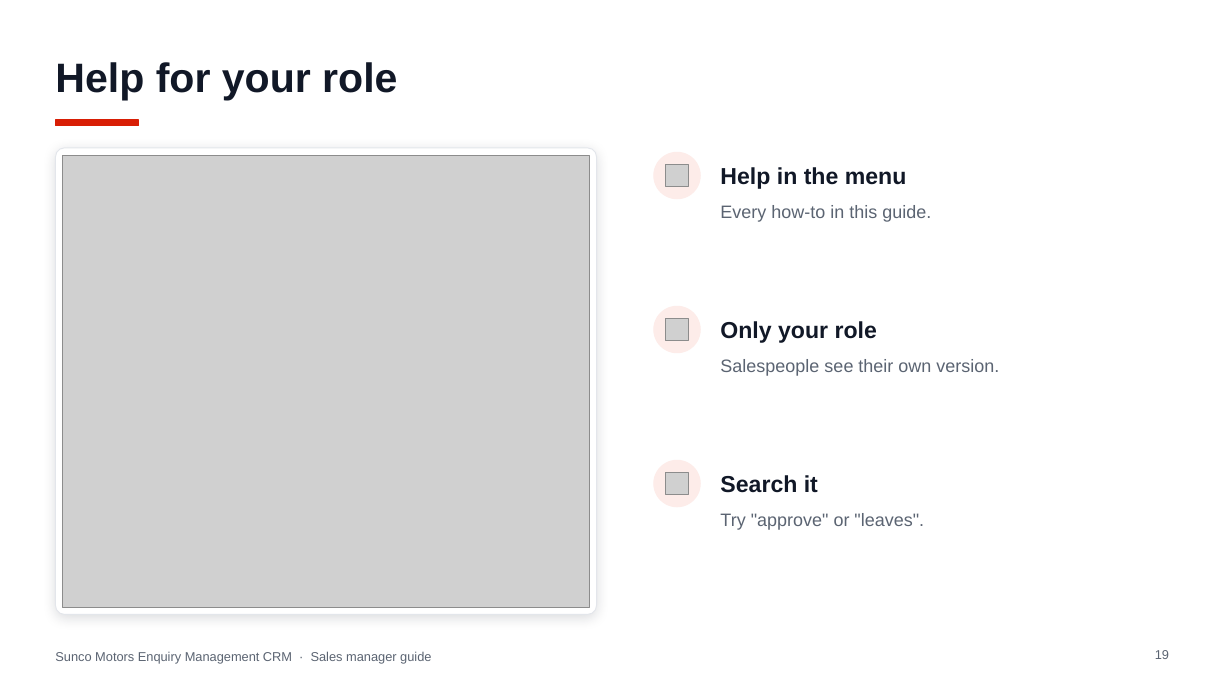
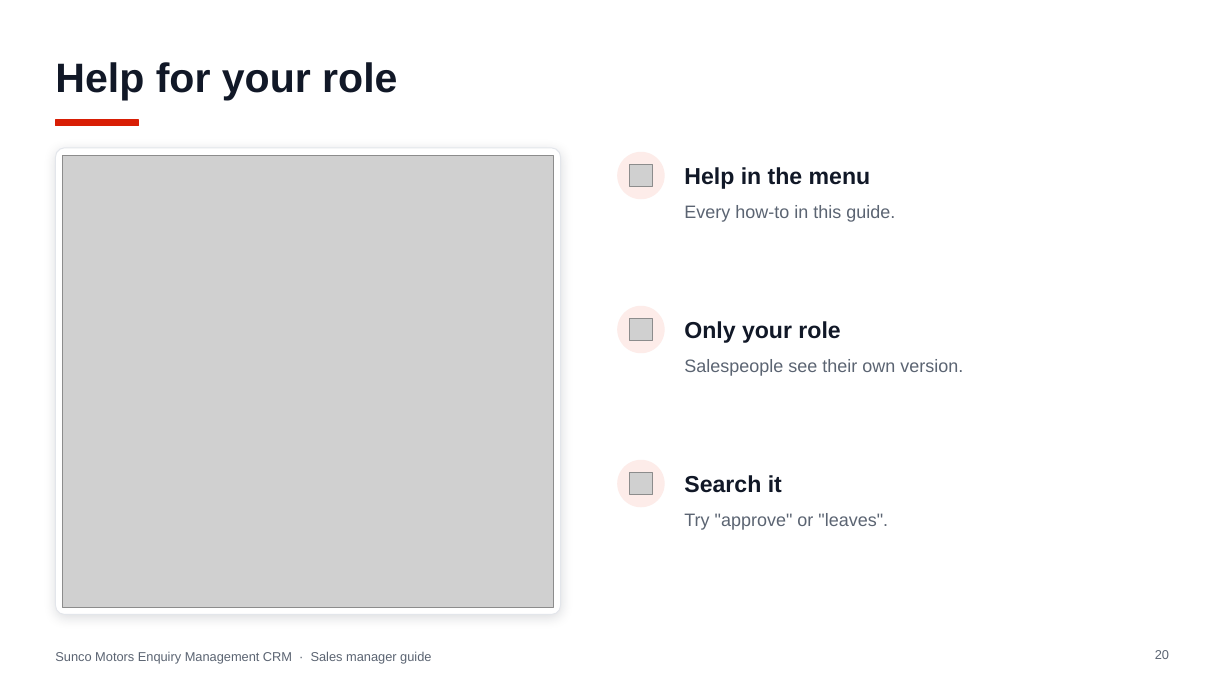
Before and after one commit to jakeeeecurran/walkin-management, a slide deck: slide 20 of docs/training/Sunco-Motors-Enquiry-CRM-Sales-Manager-Guide.pptx (slide 19 before the commit). Drawn at 1232x693 pixels with LibreOffice and Linux fonts; fonts in the diff are those of the drawing; grey boxes stand for pictures. Boxes give left, top, right and bottom in pixels: in the first picture for what was removed or moved away, otherwise in the second. Text is boxed around its words. In the diff, an @@ line names an element or a change of style, - is before the commit and + after.

```diff
--- a/docs/training/Sunco-Motors-Enquiry-CRM-Sales-Manager-Guide.pptx
+++ b/docs/training/Sunco-Motors-Enquiry-CRM-Sales-Manager-Guide.pptx
@@ rounded rectangle: place and size @@
-rounded rectangle at [55,148,597,615]
+rounded rectangle at [55,148,561,615]
@@ picture: place and size @@
-picture at [63,155,590,607]
+picture at [63,155,554,607]
@@ text "Help in the menu": place and size @@
-text "Help in the menu" at [720,167,907,189]
+text "Help in the menu" at [684,167,871,189]
@@ text "Every how-to in this guide.": place and size @@
-text "Every how-to in this guide." at [720,205,931,222]
+text "Every how-to in this guide." at [684,205,895,222]
@@ text "Only your role": place and size @@
-text "Only your role" at [720,321,877,343]
+text "Only your role" at [684,321,840,343]
@@ text "Salespeople see their own version.": place and size @@
-text "Salespeople see their own version." at [720,359,999,376]
+text "Salespeople see their own version." at [684,359,963,376]
@@ 3 pictures, 3 ellipses: place and size @@
-3 pictures, 3 ellipses at [654,152,701,506]
+3 pictures, 3 ellipses at [618,152,665,506]
@@ text "Search it": place and size @@
-text "Search it" at [720,475,818,493]
+text "Search it" at [684,475,782,493]
@@ text "Try "approve" or "leaves".": place and size @@
-text "Try "approve" or "leaves"." at [720,513,924,530]
+text "Try "approve" or "leaves"." at [684,513,888,530]
@@ page number at [1155,650,1169,659]: text changed @@
-19
+20
```
Also in this commit, not shown: 1 other slide changed, 1 slide added, 17 other files.
